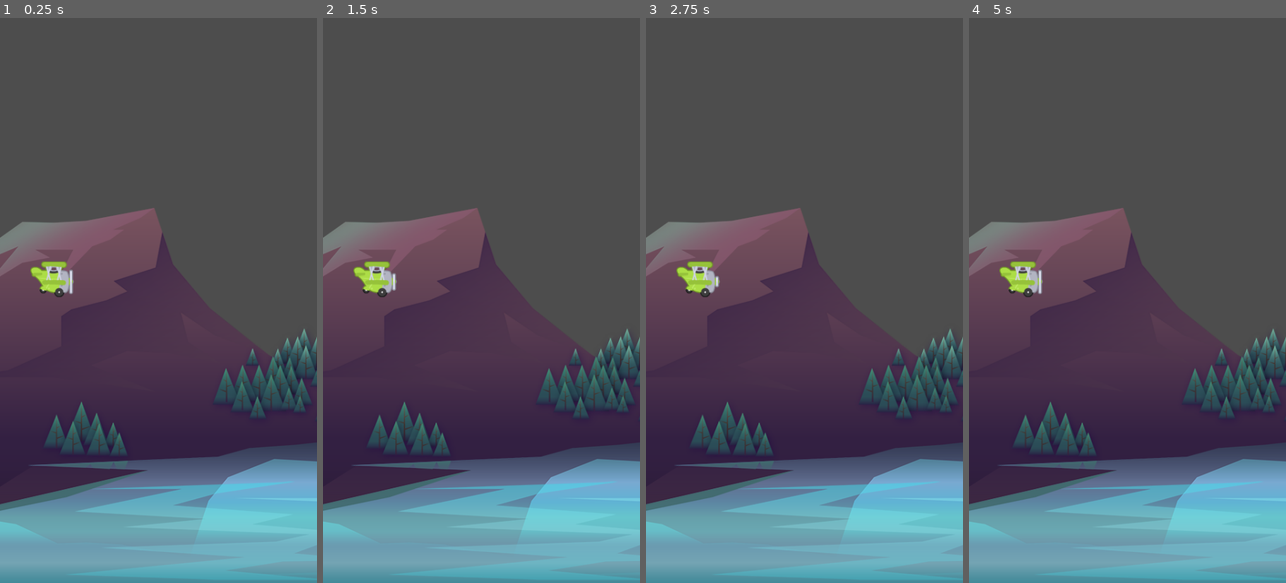
Above: before the commit, frames 1-4 (left to right).
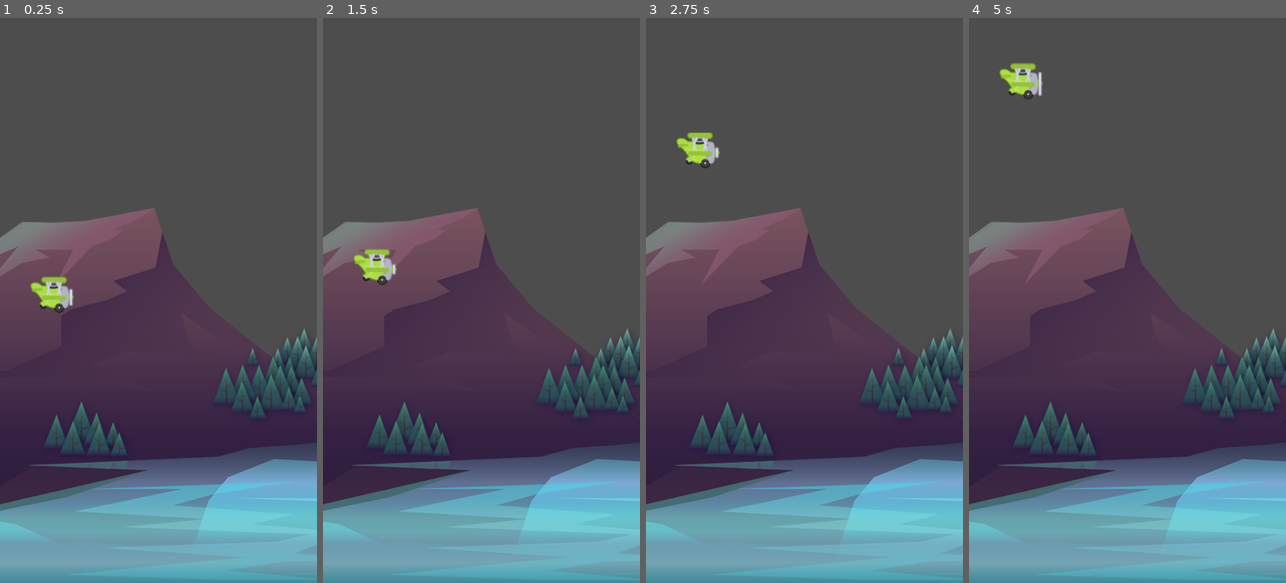
Above: after the commit, the same moments.

Repository: gbstorey/tappy
Game: Godot game, scene res://scenes/game/game.tscn
Same seed, same stepped clock (60 frames per second), same inputs: the game is played once before the commit and once after it.
Inputs:
- Up to frame 1 (0.25 s): no input
- Up to frame 2 (1.5 s): tap Space (fly, bound only after the commit) at 0.6, 1.35 s
- Up to frame 3 (2.75 s): tap Space (fly, bound only after the commit) at 2.1 s
- Up to frame 4 (5 s): tap Space (fly, bound only after the commit) at 2.85, 3.6, 4.35 s

The runs differ from the first frame. In frame 1, 0.9% of the frame differs, in the area x 9-24%, y 43-53%; in frame 2, 0.8%; in frame 3, 1.1%; in frame 4, 1.2%, in the area x 9-24%, y 8-50%.

Commit message:
Player movement, ceiling, floor barriers

Diff:
--- a/project.godot
+++ b/project.godot
@@ -21,6 +21,14 @@
 window/size/viewport_height=854
 window/handheld/orientation=1
 
+[input]
+
+fly={
+"deadzone": 0.5,
+"events": [Object(InputEventKey,"resource_local_to_scene":false,"resource_name":"","device":-1,"window_id":0,"alt_pressed":false,"shift_pressed":false,"ctrl_pressed":false,"meta_pressed":false,"pressed":false,"keycode":0,"physical_keycode":32,"key_label":0,"unicode":32,"echo":false,"script":null)
+]
+}
+
 [rendering]
 
 renderer/rendering_method="mobile"
--- /dev/null
+++ b/scenes/barrier/barrier.tscn
@@ -0,0 +1,10 @@
+[gd_scene load_steps=2 format=3 uid="uid://dyi2mxy80hsfi"]
+
+[sub_resource type="RectangleShape2D" id="RectangleShape2D_emj5g"]
+size = Vector2(498, 20)
+
+[node name="Barrier" type="StaticBody2D"]
+
+[node name="CollisionShape2D" type="CollisionShape2D" parent="."]
+position = Vector2(239, 0)
+shape = SubResource("RectangleShape2D_emj5g")
--- a/scenes/game/game.tscn
+++ b/scenes/game/game.tscn
@@ -1,7 +1,8 @@
-[gd_scene load_steps=3 format=3 uid="uid://cdskhn0ny2s6r"]
+[gd_scene load_steps=4 format=3 uid="uid://cdskhn0ny2s6r"]
 
 [ext_resource type="Texture2D" uid="uid://ue3tuf8e3eiu" path="res://assets/background/rocks_2.png" id="1_i0jge"]
 [ext_resource type="PackedScene" uid="uid://blvm25xm0x47v" path="res://scenes/plane/plane.tscn" id="2_tmsyy"]
+[ext_resource type="PackedScene" uid="uid://dyi2mxy80hsfi" path="res://scenes/barrier/barrier.tscn" id="3_3una8"]
 
 [node name="Game" type="Node2D"]
 
@@ -11,3 +12,9 @@
 
 [node name="Plane" parent="." instance=ExtResource("2_tmsyy")]
 position = Vector2(79, 395)
+
+[node name="Barrier" parent="." instance=ExtResource("3_3una8")]
+position = Vector2(2, -40)
+
+[node name="Barrier2" parent="." instance=ExtResource("3_3una8")]
+position = Vector2(6, 863)
--- /dev/null
+++ b/scenes/plane/plane.gd
@@ -0,0 +1,30 @@
+extends CharacterBody2D
+
+const GRAVITY:float = 700.0
+const JUMP_VELOCITY:float = -400.0
+
+@onready var sprite : AnimatedSprite2D = $Sprite
+
+
+# Called when the node enters the scene tree for the first time.
+func _ready():
+	pass # Replace with function body.
+
+
+# Called every frame. 'delta' is the elapsed time since the previous frame.
+func _physics_process(delta):
+	velocity.y += GRAVITY * delta
+	fly()
+	move_and_slide()
+	if is_on_floor():
+		die()
+
+
+func fly() -> void:
+	if Input.is_action_just_pressed("fly"):
+		velocity.y = JUMP_VELOCITY
+
+
+func die() -> void:
+	sprite.stop()
+	set_physics_process(false)
--- a/scenes/plane/plane.tscn
+++ b/scenes/plane/plane.tscn
@@ -1,5 +1,6 @@
-[gd_scene load_steps=6 format=3 uid="uid://blvm25xm0x47v"]
+[gd_scene load_steps=8 format=3 uid="uid://blvm25xm0x47v"]
 
+[ext_resource type="Script" path="res://scenes/plane/plane.gd" id="1_750pc"]
 [ext_resource type="Texture2D" uid="uid://br6gdf62wy50s" path="res://assets/plane/planes_sheet.png" id="1_kgu2e"]
 
 [sub_resource type="AtlasTexture" id="AtlasTexture_yab0f"]
@@ -31,11 +32,18 @@
 "speed": 15.0
 }]
 
+[sub_resource type="CircleShape2D" id="CircleShape2D_2qay2"]
+radius = 23.0217
+
 [node name="Plane" type="CharacterBody2D"]
+script = ExtResource("1_750pc")
 
 [node name="Sprite" type="AnimatedSprite2D" parent="."]
 scale = Vector2(0.75, 0.75)
 sprite_frames = SubResource("SpriteFrames_2s4se")
 animation = &"fly"
 autoplay = "fly"
-frame_progress = 0.123901
+frame_progress = 0.564014
+
+[node name="CollisionShape2D" type="CollisionShape2D" parent="."]
+shape = SubResource("CircleShape2D_2qay2")
